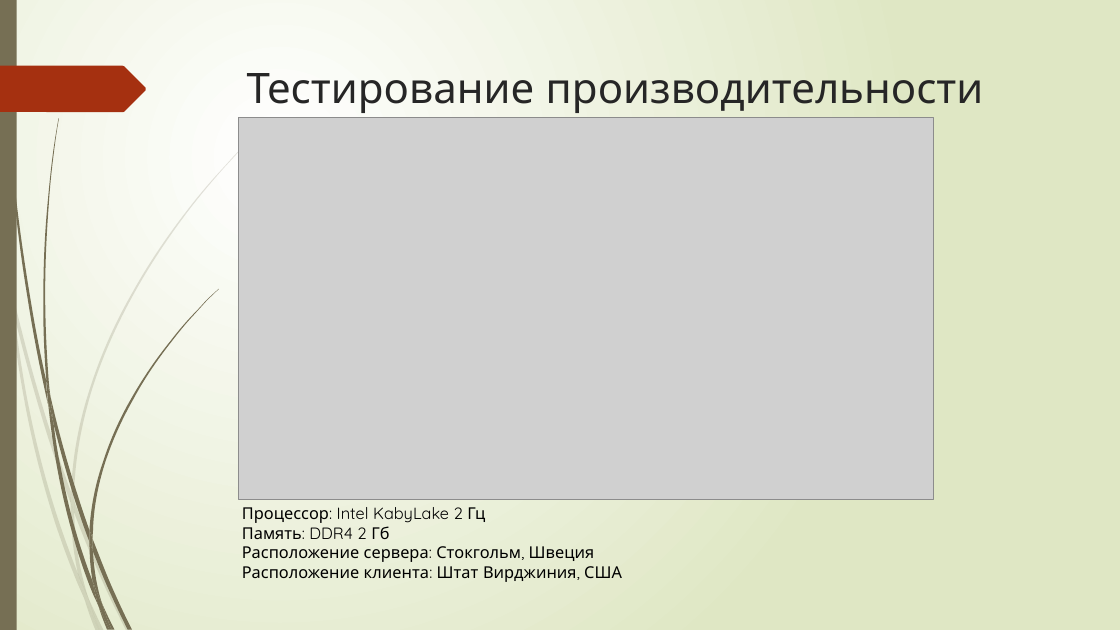
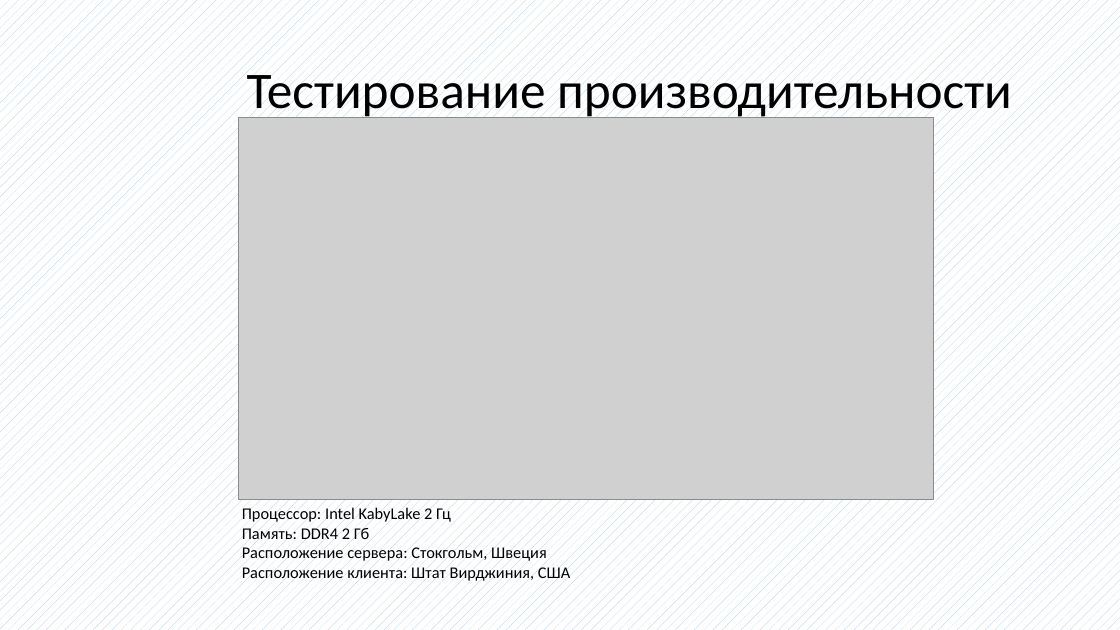
Before and after one commit to bobs4462/tachyon, a slide deck: slide 16 of docs/Презентация ВКР.pptx (slide 18 before the commit). Drawn at 1120x630 pixels with LibreOffice and Linux fonts; fonts in the diff are those of the drawing; grey boxes stand for pictures. Boxes give left, top, right and bottom in pixels: in the first picture for what was removed or moved away, otherwise in the second. Text is boxed around its words. In the diff, an @@ line names an element or a change of style, - is before the commit and + after.

```diff
--- a/docs/Презентация ВКР.pptx
+++ b/docs/Презентация ВКР.pptx
@@ background gradient #FFFFFF to #DFE8C4 to pattern #9DC3E6 on #FFFFFF @@
@@ rectangle removed at box(0, 0, 17, 630) @@
@@ title "Тестирование производительности" at box(247, 65, 1012, 120): size 36 to 44 pt, font Quicksand to Calibri, text colour #262626 to #000000; line spacing 1 to 0.9; vertical alignment top to middle @@
@@ freeform shape removed at box(0, 66, 146, 112) @@
@@ text "Процессор: Intel KabyLake 2 Гц" at box(242, 506, 570, 583): font Quicksand to Calibri @@
@@ group removed at box(0, 129, 262, 630): 10 freeform shapes @@
@@ group removed at box(3, 0, 218, 630): 12 freeform shapes @@
```
Also in this commit, not shown: 10 other slides changed, 6 slides added, 8 slides removed, 1 other file.
